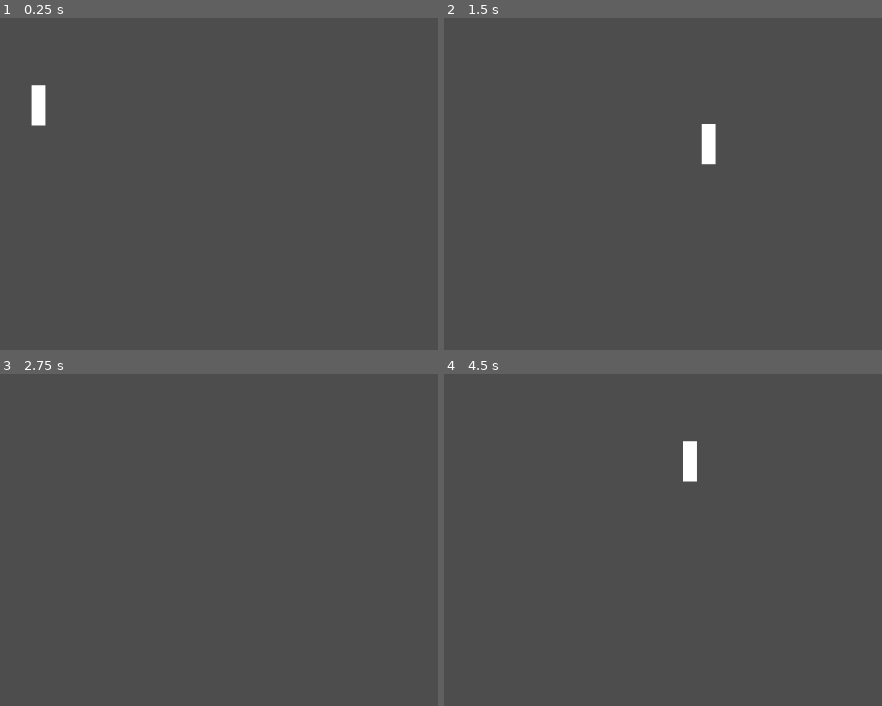
Above: before the commit, frames 1-4 (two rows, left to right).
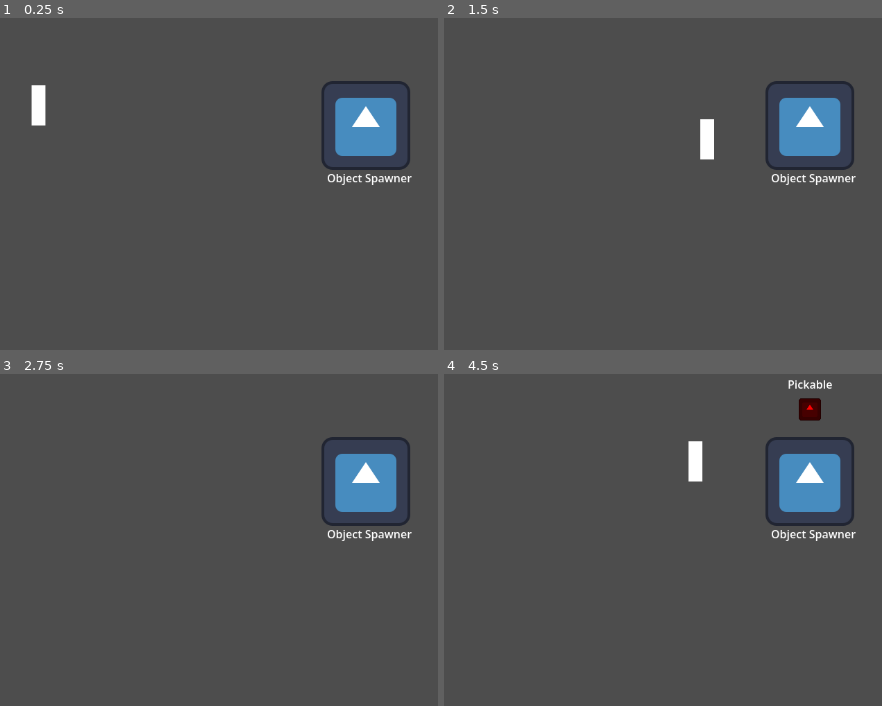
Above: after the commit, the same moments.

Repository: CamaraoLendario/Chaotic-Plants
Game: Godot game, scene res://main_world.tscn
Two runs of this game, one before a commit and one after it. Both use one fixed random seed, a clock stepped at 60 frames per second and the inputs below. The engine's default icon, where the game draws it, is replaced by a stand-in: a white triangle on a blue panel in a dark square.
Inputs:
- Up to frame 1 (0.25 s): no input
- Up to frame 2 (1.5 s): tap Enter at 0.5 s; hold D (Right) 0.53-1.28 s; hold E (Interact, bound only after the commit) 0.53-1.28 s; hold S (Down) from 1.28 s (still down); tap E (Interact, bound only after the commit) at 1.35 s
- Up to frame 3 (2.75 s): release S (Down) at 2.03 s; hold D (Right) from 2.03 s (still down); hold E (Interact, bound only after the commit) from 2.03 s (still down)
- Up to frame 4 (4.5 s): tap Space at 2.75 s; release D (Right) at 2.78 s; release E (Interact, bound only after the commit) at 2.78 s; hold W (Up) 2.78-3.53 s; tap E (Interact, bound only after the commit) at 2.85, 4.35 s; tap Enter at 3.5 s; hold E (Interact, bound only after the commit) 3.53-4.28 s; hold A (Left) from 3.53 s (still down)

The runs differ from the first frame. In frame 1, 3.4% of the frame differs, in the area x 73-95%, y 18-51%; in frame 2, 3.6%; in frame 3, 3.4%; in frame 4, 4.3%, in the area x 54-95%, y 1-51%.

Commit message:
implemented pickup integrated with interacting system

Diff:
--- a/character/character.tscn
+++ b/character/character.tscn
@@ -2,9 +2,14 @@
 
 [ext_resource type="Script" uid="uid://w0bpjmca2sr" path="res://character/character.gd" id="1_pjt0s"]
 [ext_resource type="Script" uid="uid://cyx4c3n3hm0kb" path="res://character/input_handler.gd" id="2_wa5vi"]
+[ext_resource type="Script" uid="uid://b3owvnlpfrkpo" path="res://interact/interact_receiver.gd" id="3_ugqs2"]
+[ext_resource type="Script" uid="uid://ck4gyskvum46o" path="res://interact/object_holder.gd" id="4_hx151"]
 
 [sub_resource type="RectangleShape2D" id="RectangleShape2D_wfnr8"]
 size = Vector2(20, 58)
+
+[sub_resource type="RectangleShape2D" id="RectangleShape2D_hx151"]
+size = Vector2(40, 56)
 
 [node name="Node2D" type="CharacterBody2D" unique_id=1793507303]
 script = ExtResource("1_pjt0s")
@@ -18,5 +23,28 @@
 position = Vector2(0, -29)
 shape = SubResource("RectangleShape2D_wfnr8")
 
-[node name="InputHandler" type="Node" parent="." unique_id=371800208]
+[node name="InputHandler" type="Node" parent="." unique_id=371800208 node_paths=PackedStringArray("interactReceiver")]
 script = ExtResource("2_wa5vi")
+interactReceiver = NodePath("../InteractReceiver")
+
+[node name="InteractReceiver" type="Area2D" parent="." unique_id=2013713238 node_paths=PackedStringArray("objectHolder")]
+position = Vector2(0, -29)
+script = ExtResource("3_ugqs2")
+objectHolder = NodePath("../ObjectHolder")
+metadata/_custom_type_script = "uid://b3owvnlpfrkpo"
+
+[node name="CollisionShape2D" type="CollisionShape2D" parent="InteractReceiver" unique_id=1154653871]
+position = Vector2(28, 1)
+shape = SubResource("RectangleShape2D_hx151")
+
+[node name="ObjectHolder" type="Node2D" parent="." unique_id=1553028554 node_paths=PackedStringArray("objectHoldPoint", "objectDropPoint")]
+script = ExtResource("4_hx151")
+objectHoldPoint = NodePath("../ObjectHoldPoint")
+objectDropPoint = NodePath("ObjectDropPoint")
+metadata/_custom_type_script = "uid://ck4gyskvum46o"
+
+[node name="ObjectDropPoint" type="Node2D" parent="ObjectHolder" unique_id=1168386878]
+position = Vector2(28, -28)
+
+[node name="ObjectHoldPoint" type="Marker2D" parent="." unique_id=1753229882]
+position = Vector2(0, -80)
--- a/character/input_handler.gd
+++ b/character/input_handler.gd
@@ -2,8 +2,15 @@
 class_name InputHandler
 
 @onready var main: CharacterBody2D = get_parent();
+@export var interactReceiver: InteractReceiver
+
+func _process(delta: float) -> void:
+	main.wishDir = Input.get_vector("Left", "Right", "Up", "Down");
+
 
 func _input(event: InputEvent) -> void:
 	if (event is InputEventMouse): return;
 
-	main.wishDir = Input.get_vector("Left", "Right", "Up", "Down");
+	if interactReceiver:
+		if event.is_action_pressed("Interact"):
+			interactReceiver.try_to_interact()
--- /dev/null
+++ b/interact/Pickable.gd
@@ -0,0 +1,29 @@
+extends Interactable
+class_name Pickable
+
+var isBeingHolded: bool = false
+var curObjectHolder: ObjectHolder
+
+func interact(interactor: Node2D) -> void:
+	var objectHolder: ObjectHolder = interactor.get_node("ObjectHolder")
+	if objectHolder:
+		objectHolder.start_holding(self)
+
+
+func be_picked_up(objectHolder: ObjectHolder) -> void:
+	if !can_be_interacted():
+		return
+
+	objectHolder.start_holding(self)
+	isBeingHolded = true
+	curObjectHolder = objectHolder
+	objectHolder.dropped_object.connect(_on_was_dropped)
+
+func _on_was_dropped(_obj: Node2D):
+	curObjectHolder.dropped_object.disconnect(_on_was_dropped)
+	print(curObjectHolder.dropped_object.is_connected(_on_was_dropped))
+	curObjectHolder = null
+	isBeingHolded = false
+
+func can_be_interacted() -> bool:
+	return !isBeingHolded
--- a/interact/interact_receiver.gd
+++ b/interact/interact_receiver.gd
@@ -1,32 +1,35 @@
 extends Area2D
 class_name InteractReceiver
 
-var curInteractable: Interactable
+@export var objectHolder: ObjectHolder
+
+var selectedInteractable: Interactable
 
 var interact_interval: float = 0.5
 
 func try_to_interact() -> void:
 	print("Trying to interact")
-	if curInteractable:
+	if objectHolder != null:
+		if objectHolder.is_holding():
+			objectHolder.drop()
+			return
+
+	if selectedInteractable:
 		print("Interacting")
-		curInteractable.interact(owner) # TODO: maybe not owner? I guess it can work
-	get_tree().create_timer(interact_interval).timeout.connect(try_to_interact)
+		selectedInteractable.interact(owner) # TODO: maybe not owner? I guess it can work
 
 func _ready() -> void:
 
-	# debug
-	get_tree().create_timer(interact_interval).timeout.connect(try_to_interact)
+	area_entered.connect(update_selected_interactable)
+	area_exited.connect(clear_selected_interactable)
 
-	area_entered.connect(update_current_interactable)
-	area_exited.connect(clear_current_interactable)
+func update_selected_interactable(area: Area2D) -> void:
+	if area is Interactable:
+		selectedInteractable = area
 
-func update_current_interactable(area: Area2D) -> void:
-	if area is Interactable:
-		curInteractable = area
-
-func clear_current_interactable(area: Area2D) -> void:
-	# one interactable left, but we may have more still in range
-	curInteractable = _get_interactable_in_area()
+func clear_selected_interactable(area: Area2D) -> void:
+	# one interactable exited, but we may have more still in range
+	selectedInteractable = _get_interactable_in_area()
 
 func _get_interactable_in_area() -> Interactable:
 	var areas = get_overlapping_areas()
--- a/interact/interactable.gd
+++ b/interact/interactable.gd
@@ -1,5 +1,4 @@
-extends Area2D
-class_name Interactable
+class_name Interactable extends Area2D
 
 func interact(interactor: Node2D) -> void:
-	print($" {interactor.name} interacted with me")
+	print(interactor.name, " interacted with me")
--- /dev/null
+++ b/interact/object_holder.gd
@@ -0,0 +1,42 @@
+class_name ObjectHolder extends Node2D
+
+signal picked_up_object(obj: Pickable)
+signal dropped_object(obj: Pickable)
+
+@export var objectHoldPoint: Node2D
+@export var objectDropPoint: Node2D
+
+var currentHoldedObject: Pickable
+
+func start_holding(obj: Pickable) -> void:
+	if currentHoldedObject != null:
+		print(name, " can't pick up object. Already holding one!")
+		return
+
+	obj.reparent(objectHoldPoint)
+	obj.position = Vector2.ZERO
+	currentHoldedObject = obj
+	obj.be_picked_up(self) # Don't like calling this here
+	picked_up_object.emit(currentHoldedObject)
+
+func drop() -> Pickable:
+	if currentHoldedObject == null:
+		print(name, " can't drop. Not holding anything!")
+		return null
+
+	var obj = currentHoldedObject
+
+	currentHoldedObject = null
+	obj.reparent(get_tree().current_scene)
+	if objectDropPoint:
+		obj.global_position = objectDropPoint.global_position
+	dropped_object.emit(obj)
+	return obj
+
+func place(objectHolder: ObjectHolder) -> Pickable:
+	var obj = drop()
+	objectHolder.start_holding(obj)
+	return obj
+
+func is_holding() -> bool:
+	return currentHoldedObject != null;
--- /dev/null
+++ b/interact/object_spawner_interactable.gd
@@ -0,0 +1,14 @@
+extends Interactable
+
+@export var spawnScene: PackedScene
+@export var objectHolder: ObjectHolder
+
+@warning_ignore("unused_parameter")
+func interact(interactor: Node2D) -> void:
+	if objectHolder.is_holding():
+		var otherObjectHolder: ObjectHolder = interactor.get_node("ObjectHolder")
+		objectHolder.place(otherObjectHolder)
+	else:
+		var spawn: Pickable = spawnScene.instantiate()
+		add_child(spawn)
+		objectHolder.start_holding(spawn)
--- a/main_world.tscn
+++ b/main_world.tscn
@@ -1,9 +1,13 @@
 [gd_scene format=3 uid="uid://chrx13ummoytr"]
 
 [ext_resource type="PackedScene" uid="uid://dopujk04ltt6d" path="res://character/character.tscn" id="1_itk02"]
+[ext_resource type="PackedScene" uid="uid://bq3gnd6nxn01p" path="res://object_spawner.tscn" id="2_uoqbt"]
 
 [node name="Node2D" type="Node2D" unique_id=1937000729]
 
 [node name="Camera2D" type="Camera2D" parent="." unique_id=1987632420]
 
 [node name="Node2D" parent="." unique_id=1793507303 instance=ExtResource("1_itk02")]
+
+[node name="ObjectSpawner" parent="." unique_id=1063420533 instance=ExtResource("2_uoqbt")]
+position = Vector2(472, 0)
--- /dev/null
+++ b/object_spawner.tscn
@@ -0,0 +1,36 @@
+[gd_scene format=3 uid="uid://bq3gnd6nxn01p"]
+
+[ext_resource type="Script" uid="uid://c8hm08oi2rkfh" path="res://interact/object_spawner_interactable.gd" id="1_3djwi"]
+[ext_resource type="Script" uid="uid://ck4gyskvum46o" path="res://interact/object_holder.gd" id="2_f20pw"]
+[ext_resource type="PackedScene" uid="uid://c4ei3qax5i842" path="res://proto_object.tscn" id="2_n53fd"]
+[ext_resource type="Texture2D" uid="uid://chnu528uov0n" path="res://icon.svg" id="3_n53fd"]
+
+[sub_resource type="RectangleShape2D" id="RectangleShape2D_jhinc"]
+size = Vector2(128, 128)
+
+[node name="ObjectSpawner" type="Area2D" unique_id=1063420533 node_paths=PackedStringArray("objectHolder")]
+script = ExtResource("1_3djwi")
+spawnScene = ExtResource("2_n53fd")
+objectHolder = NodePath("ObjectHolder")
+metadata/_custom_type_script = "uid://cvc5atuup46p2"
+
+[node name="ObjectHolder" type="Node2D" parent="." unique_id=771054364 node_paths=PackedStringArray("objectHoldPoint")]
+script = ExtResource("2_f20pw")
+objectHoldPoint = NodePath("ObjectHoldPoint")
+metadata/_custom_type_script = "uid://ck4gyskvum46o"
+
+[node name="ObjectHoldPoint" type="Marker2D" parent="ObjectHolder" unique_id=745123367]
+position = Vector2(0, -104)
+
+[node name="Sprite2D" type="Sprite2D" parent="." unique_id=1752078076]
+texture = ExtResource("3_n53fd")
+
+[node name="CollisionShape2D" type="CollisionShape2D" parent="." unique_id=141009244]
+shape = SubResource("RectangleShape2D_jhinc")
+
+[node name="Label" type="Label" parent="." unique_id=1309990035]
+offset_left = -56.0
+offset_top = 64.0
+offset_right = 67.0
+offset_bottom = 87.0
+text = "Object Spawner"
--- a/project.godot
+++ b/project.godot
@@ -14,6 +14,10 @@
 run/main_scene="uid://chrx13ummoytr"
 config/features=PackedStringArray("4.6", "Forward Plus")
 config/icon="res://icon.svg"
+
+[dotnet]
+
+project/assembly_name="ChaoticPlants"
 
 [input]
 
@@ -41,6 +45,11 @@
 , Object(InputEventJoypadMotion,"resource_local_to_scene":false,"resource_name":"","device":-1,"axis":0,"axis_value":1.0,"script":null)
 ]
 }
+Interact={
+"deadzone": 0.2,
+"events": [Object(InputEventKey,"resource_local_to_scene":false,"resource_name":"","device":-1,"window_id":0,"alt_pressed":false,"shift_pressed":false,"ctrl_pressed":false,"meta_pressed":false,"pressed":false,"keycode":0,"physical_keycode":69,"key_label":0,"unicode":101,"location":0,"echo":false,"script":null)
+]
+}
 
 [physics]
 
--- /dev/null
+++ b/proto_object.tscn
@@ -0,0 +1,25 @@
+[gd_scene format=3 uid="uid://c4ei3qax5i842"]
+
+[ext_resource type="Script" uid="uid://lmpotdepes13" path="res://interact/Pickable.gd" id="1_2iui2"]
+[ext_resource type="Texture2D" uid="uid://chnu528uov0n" path="res://icon.svg" id="1_86ad0"]
+
+[sub_resource type="RectangleShape2D" id="RectangleShape2D_2iui2"]
+size = Vector2(32, 32)
+
+[node name="ProtoObject" type="Area2D" unique_id=2128682454]
+script = ExtResource("1_2iui2")
+
+[node name="Sprite2D" type="Sprite2D" parent="." unique_id=1409405554]
+modulate = Color(1, 0, 0, 1)
+scale = Vector2(0.25, 0.25)
+texture = ExtResource("1_86ad0")
+
+[node name="Label" type="Label" parent="." unique_id=2048095712]
+offset_left = -32.0
+offset_top = -48.0
+offset_right = 33.0
+offset_bottom = -25.0
+text = "Pickable"
+
+[node name="CollisionShape2D" type="CollisionShape2D" parent="." unique_id=616815555]
+shape = SubResource("RectangleShape2D_2iui2")
Not shown, added: interact/Pickable.gd.uid
Not shown, added: interact/object_holder.gd.uid
Not shown, added: interact/object_spawner_interactable.gd.uid
